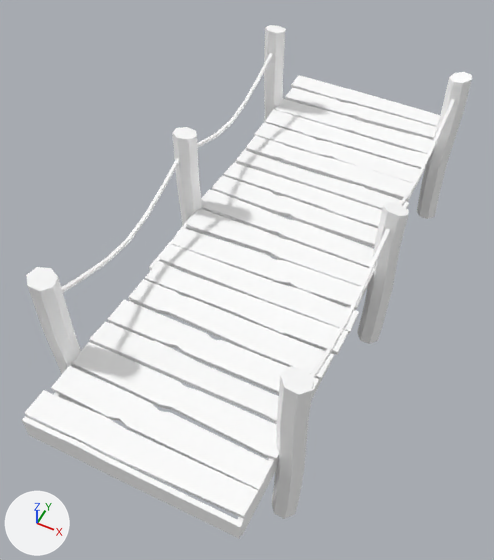
A saved change to the glTF model frontend/assets/models3d/packs/quaternius-fbx/dock_long.glb.
The view is the same before and after, from a camera (50 mm lens) standing at (1.73, -4.18, 5.34) and looking at (-0.16, -0.41, 0.63). Arrows for +X, +Y and +Z are at lower left; the lights stay in place. The picture after the commit comes second. Where no turn or scale is listed for an object, it has been applied to the vertices.

Names of what the first picture shows: 'Dock_Long'.
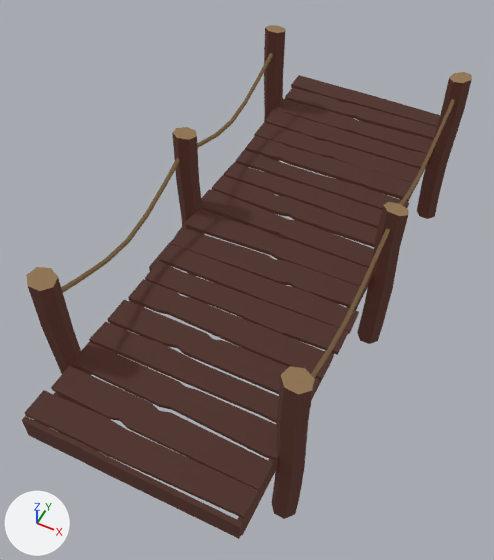
The change, as a diff of the scene's bpy script:
```diff
--- a/frontend/assets/models3d/packs/quaternius-fbx/dock_long.glb.py
+++ b/frontend/assets/models3d/packs/quaternius-fbx/dock_long.glb.py
@@ mat_material_0 @@
 mat_material_0 = principled_material('Material_0')
-mat_material_0.base_color = (1.0, 1.0, 1.0)  # white #ffffff
+mat_material_0.base_color = (0.0337, 0.0107, 0.0071)  # brown #331b14
 mat_material_0.roughness = 0.85
+mat_material_0.emission_color = (0.0337, 0.0107, 0.0071)  # brown #331b14
+mat_material_0.emission_strength = 1.0
@@ mat_material_1 @@
 mat_material_1 = principled_material('Material_1')
-mat_material_1.base_color = (1.0, 1.0, 1.0)  # white #ffffff
+mat_material_1.base_color = (0.134, 0.0835, 0.0381)  # brown #665237
 mat_material_1.roughness = 0.85
+mat_material_1.emission_strength = 1.0
@@ mat_material_2 @@
 mat_material_2 = principled_material('Material_2')
-mat_material_2.base_color = (1.0, 1.0, 1.0)  # white #ffffff
+mat_material_2.base_color = (0.0748, 0.0447, 0.0171)  # brown #4d3c23
 mat_material_2.roughness = 0.85
+mat_material_2.emission_strength = 1.0
```

Where the change shows, as pixel boxes (x1, y1, x2, y2) in the pictures (494 x 560 px):
'Dock_Long', recoloured, surface changed (white to brown): (22, 25, 472, 539) in both
